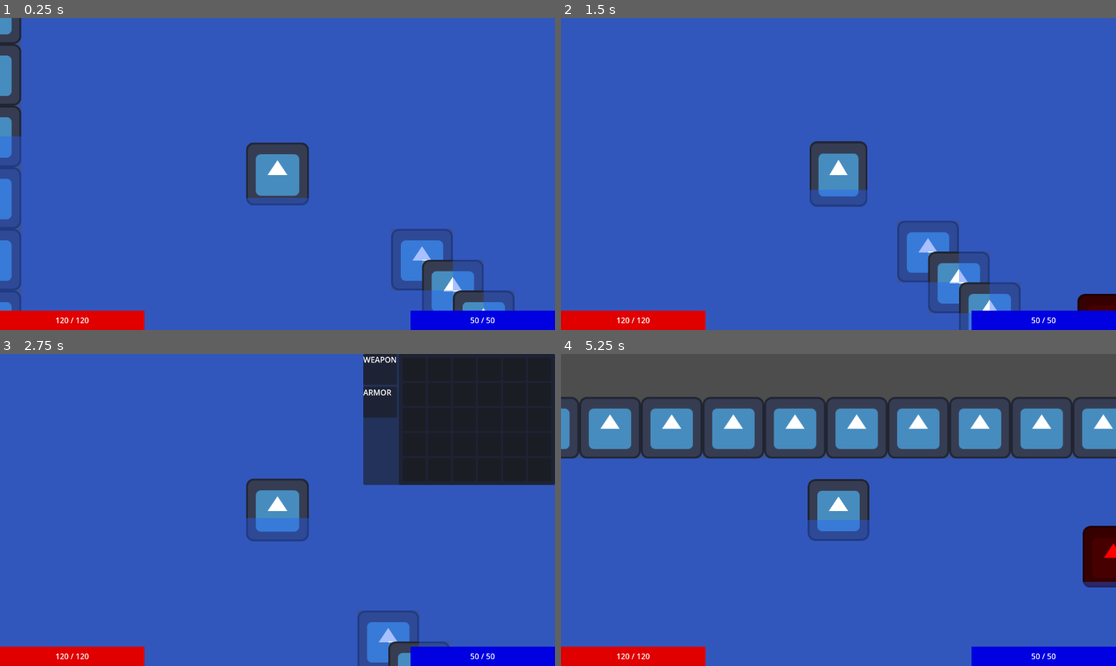
Above: before the commit, frames 1-4 (two rows, left to right).
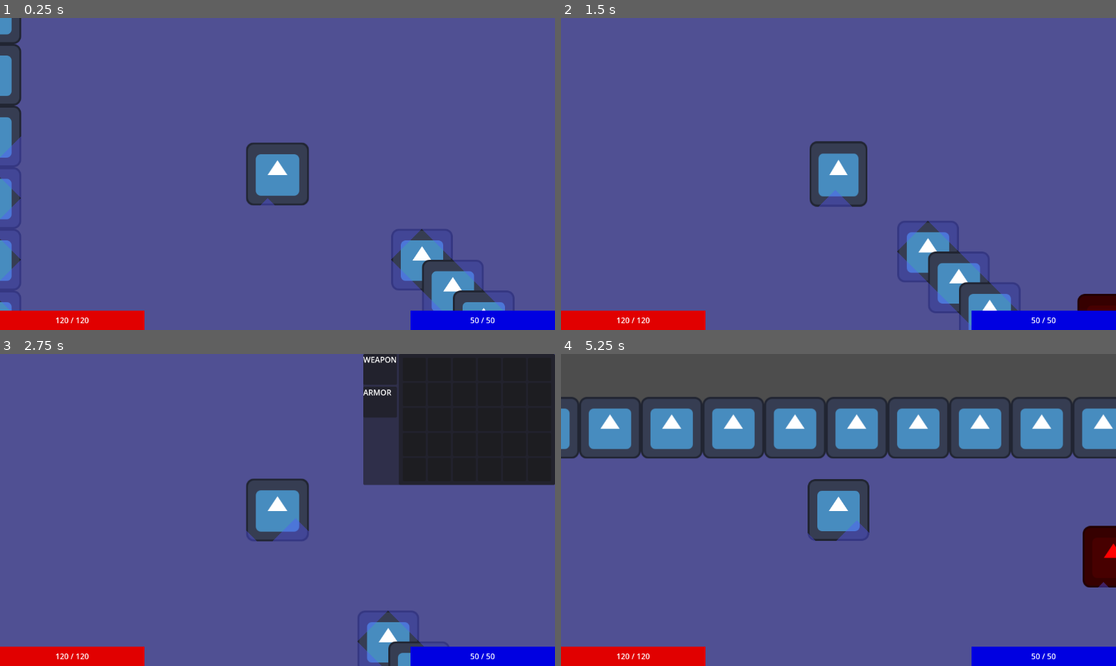
Above: after the commit, the same moments.

Repository: PietPadda/Godot_2D_ARPG
Game: Godot game, scene res://scenes/levels/main.tscn
The game is run twice, just before and just after one commit, with the same random seed, the same clock (stepped at 60 frames per second) and the same inputs. The engine's default icon, where the game draws it, is replaced by a stand-in: a white triangle on a blue panel in a dark square.
Inputs (mouse positions are in pixels of both pictures, inside the frame that each line leads up to):
- Up to frame 1 (0.25 s): no input
- Up to frame 2 (1.5 s): tap Enter at 0.5 s; move the mouse to (960, 158) at 0.52 s; tap Space (attack) at 0.6 s; click (960, 158) at 0.67 s; move the mouse to (727, 189) at 1.27 s; click (727, 189) at 1.35 s
- Up to frame 3 (2.75 s): move the mouse to (333, 441) at 2.02 s; tap I (toggle_character_sheet) at 2.1 s; click (333, 441) at 2.17 s
- Up to frame 4 (5.25 s): move the mouse to (938, 369) at 2.77 s; tap Space (attack) at 2.85, 4.25, 5.1 s; click (938, 369) at 2.92 s; move the mouse to (938, 400) at 3.52 s; press the mouse at (938, 400) at 3.53 s; move the mouse to (977, 369) at 4.27 s; release the mouse at (977, 369) at 4.28 s; tap I (toggle_character_sheet) at 4.35 s; click (977, 369) at 4.42 s; tap Enter at 5 s; move the mouse to (866, 510) at 5.02 s; click (866, 510) at 5.17 s

The runs differ from the first frame. In frame 1, 89% of the frame differs, in the area x 0-100%, y 0-100%; in frame 2, 92%; in frame 3, 79%; in frame 4, 61%.

Commit message:
fix(debug): updated debug tile to use Polygon2D for isometric accuracy

Diff:
--- a/scenes/debug/debug_tile.tscn
+++ b/scenes/debug/debug_tile.tscn
@@ -1,6 +1,5 @@
 [gd_scene format=3 uid="uid://bqwmbhdbdr7sf"]
 
-[node name="DebugTile" type="ColorRect"]
-offset_right = 128.0
-offset_bottom = 128.0
-color = Color(0.131873, 0.367611, 1, 0.392157)
+[node name="DebugTile" type="Polygon2D"]
+color = Color(0.333333, 0.333333, 1, 0.392157)
+polygon = PackedVector2Array(64, 0, 128, 64, 64, 128, 0, 64)
